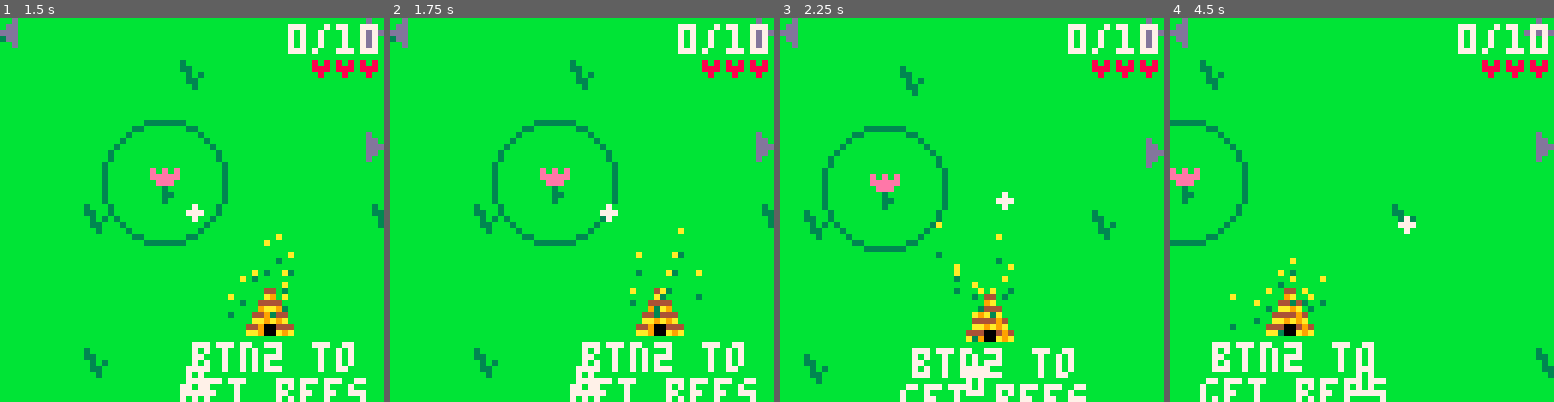
Above: before the commit, frames 1-4 (left to right).
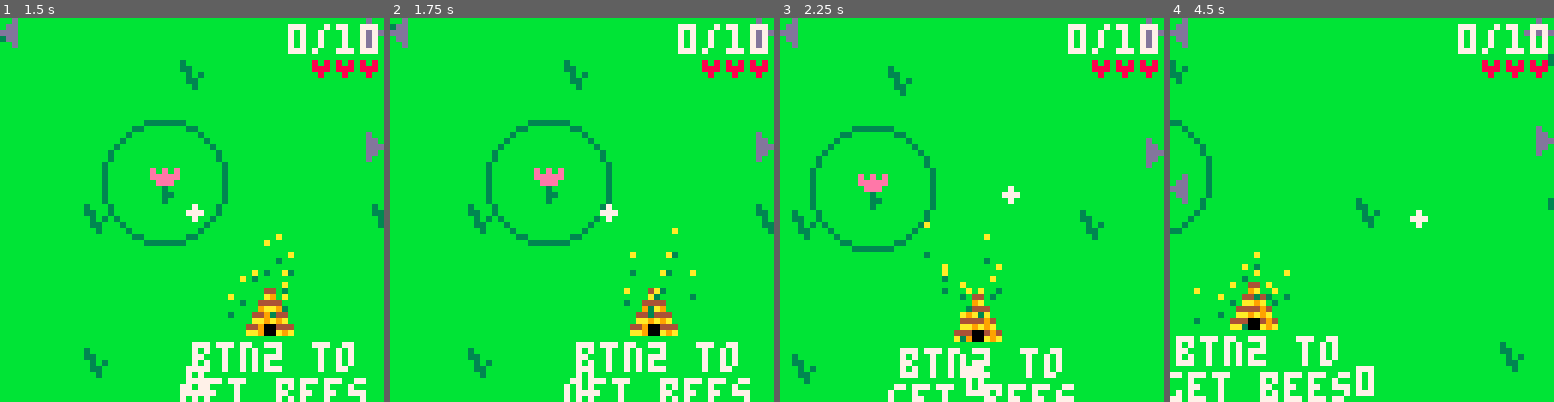
Above: after the commit, the same moments.

Repository: greysonp/swarm
Game: PICO-8 cartridge bees.p8
Same seed, same stepped clock (60 frames per second), same inputs: the game is played once before the commit and once after it.
Inputs:
- Up to frame 1 (1.5 s): tap X (X key) at 0.33, 1.07 s; tap O (Z key) at 0.7 s
- Up to frame 2 (1.75 s): hold Right from 1.6 s (still down); tap O (Z key) at 1.7 s
- Up to frame 3 (2.25 s): tap X (X key) at 1.85 s; release Right at 2.1 s; tap O (Z key) at 2.1 s; hold Up from 2.15 s (still down)
- Up to frame 4 (4.5 s): release Up at 2.42 s; hold Right 2.47-3.03 s; tap O (Z key) every 0.4 s from 2.5 to 4.1 s; tap X (X key) at 2.97, 4.08 s; hold Left 3.08-3.58 s; hold Down 3.63-3.97 s; hold Right from 4.02 s (still down)

Frame 1 is identical in both runs. In frame 2, 8.1% of the frame differs, in the area x 0-100%, y 1-100%; in frame 3, 9.0%; in frame 4, 10%, in the area x 0-100%, y 9-100%.

Commit message:
Fixed movement and enemy targeting, game balancing.

Diff:
--- a/bees.p8
+++ b/bees.p8
@@ -14,6 +14,12 @@
 flowers = {}
 
 -- constants
+btn_left = 0
+btn_right = 1
+btn_up = 2
+btn_down = 3
+btn_1 = 4
+btn_2 = 5
 fps = 30
 startbees = 10
 stagewidth = 256
@@ -36,7 +42,7 @@
 gameovertimer = 0
 spawntimermaxorig = 10 * fps
 spawntimermax = spawntimermaxorig
-spawntimermin = 2 * fps
+spawntimermin = 2.5 * fps
 spawntimer = spawntimermax -- init to max so we'll spawn right away when the game starts
 
 -- debug elements
@@ -391,7 +397,8 @@
 
 function newcursor(x, y)
   local cursor = newanchor(x, y)
-  cursor.speed = 1
+  cursor.speed = 1.25
+  cursor.diagspeed = cos(1/8) * cursor.speed -- in pico, 1 is a full circle
   cursor.radius = 10
   cursor.layer = cursor_layer
   cursor.removable = false
@@ -402,13 +409,41 @@
     -- movement
     self.vel.x = 0
     self.vel.y = 0
-    if btn(0) then self.vel.x = -self.speed end
-    if btn(1) then self.vel.x = self.speed end
-    if btn(2) then self.vel.y = -self.speed end
-    if btn(3) then self.vel.y = self.speed end
+
+    if btn(btn_up) then
+      if btn(btn_left) then
+        self.vel.x = -self.diagspeed
+        self.vel.y = -self.diagspeed
+      elseif btn(btn_right) then
+        self.vel.x = self.diagspeed
+        self.vel.y = -self.diagspeed
+      elseif btn(btn_down) then
+        self.vel.x = 0
+        self.vel.y = 0
+      else
+        self.vel.y = -self.speed
+      end
+    elseif btn(btn_down) then
+      if btn(btn_left) then
+        self.vel.x = -self.diagspeed
+        self.vel.y = self.diagspeed
+      elseif btn(btn_right) then
+        self.vel.x = self.diagspeed
+        self.vel.y = self.diagspeed
+      elseif btn(btn_up) then
+        self.vel.x = 0
+        self.vel.y = 0
+      else
+        self.vel.y = self.speed
+      end
+    elseif btn(btn_left) and not btn(btn_right) then
+      self.vel.x = -self.speed
+    elseif btn(btn_right) and not btn(btn_left) then
+      self.vel.x = self.speed
+    end
 
     -- add anchor
-    if btnp(4) then
+    if btnp(btn_1) then
       if count(self.bees) > 0 then
         local anchor = findclosest(anchors, self.pos.x, self.pos.y, function(obj, dist)
           return dist < obj.radius
@@ -426,7 +461,7 @@
     end
 
     -- remove anchor
-    if btnp(5) then
+    if btnp(btn_2) then
       local anchor = removeanchor(self.pos.x, self.pos.y)
       if anchor != nil then
         if count(anchor.bees) > 0 then sfx(3) else sfx(0) end
@@ -537,9 +572,11 @@
   bee.targetelevation = random(bee.minelevation, bee.maxelevation)
   bee.anchor = anchor
   bee.layer = bee_layer
-  bee.attackspeed = 10
   bee.health = 3
   bee.closestbee = nil
+  bee.attacktimer = 0
+  bee.attacktimermax = 10
+
 
   function bee:update()
     -- calculate the closest bee once for use by all future functions
@@ -696,8 +733,10 @@
   function bee:attack()
     local enemy = self.anchor.closestenemy
 
-    if enemy != nil and time % self.attackspeed == 0 then
+    self.attacktimer += 1
+    if enemy != nil and self.attacktimer >= self.attacktimermax then
       enemy:sethealth(enemy.health - 1)
+      self.attacktimer = 0
     end
   end
 
@@ -712,7 +751,7 @@
   enemy.walkanim = {sprite, sprite + 1}
   enemy.attackanim = {sprite + 2, sprite + 3}
   enemy.runanim = {sprite + 4, sprite + 5}
-  enemy.maxhealth = 100
+  enemy.maxhealth = 90
   enemy.health = enemy.maxhealth
   enemy.healthbar = newhealthbar(enemy, -9)
   enemy.radius = 5
@@ -774,9 +813,9 @@
     -- try to attack a bee first (optimization: only examine bees at the closest anchor)
     add(anchors, cursor)
     local anchor = findclosest(anchors, self.pos.x, self.pos.y, function(obj, dist)
-      return dist <= obj.radius
+      return dist <= obj.radius and count(obj.bees) > 0
     end)
-    if anchor != nil and count(anchor.bees) > 0 then
+    if anchor != nil then
       attacked = self:attack(anchor.bees)
     elseif not attacked then
       self:attack(flowers)
@@ -785,9 +824,14 @@
   end
 
   function enemy:attack(coll)
-    local obj = findclosest(coll, self.pos.x, self.pos.y, function(obj, dist)
-      return dist <= self.radius
-    end)
+    local obj = nil
+    if coll == bees then
+      obj = bees[flr(random(1, count(bees) + 1))]
+    else
+      obj = findclosest(coll, self.pos.x, self.pos.y, function(obj, dist)
+        return dist <= self.radius
+      end)
+    end
 
     if obj != nil then
       if time % self.attackspeed == 0 then
